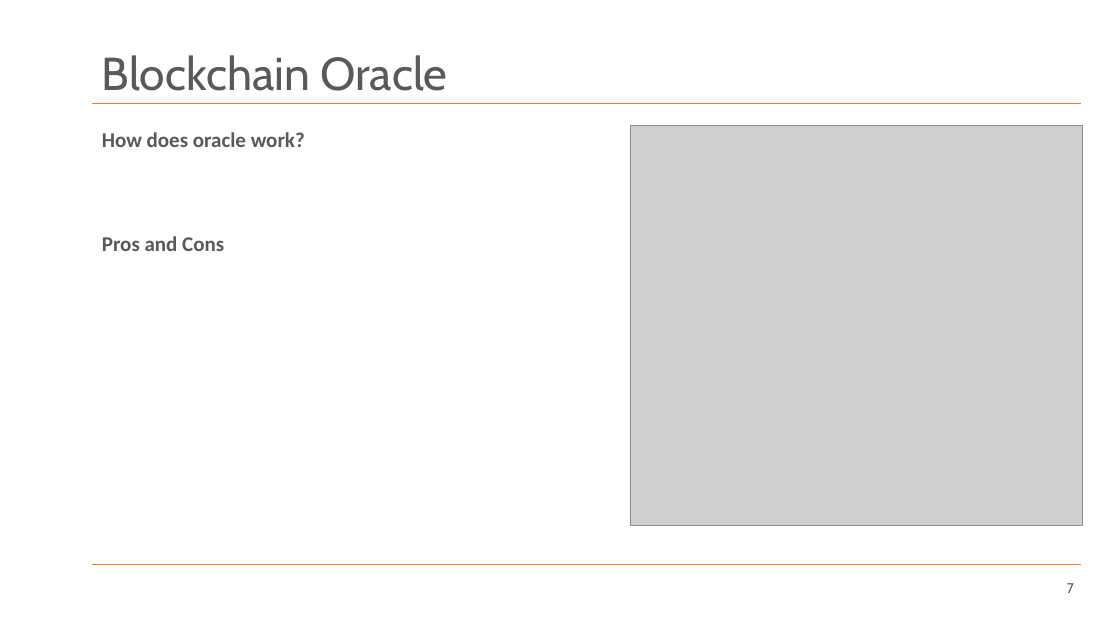
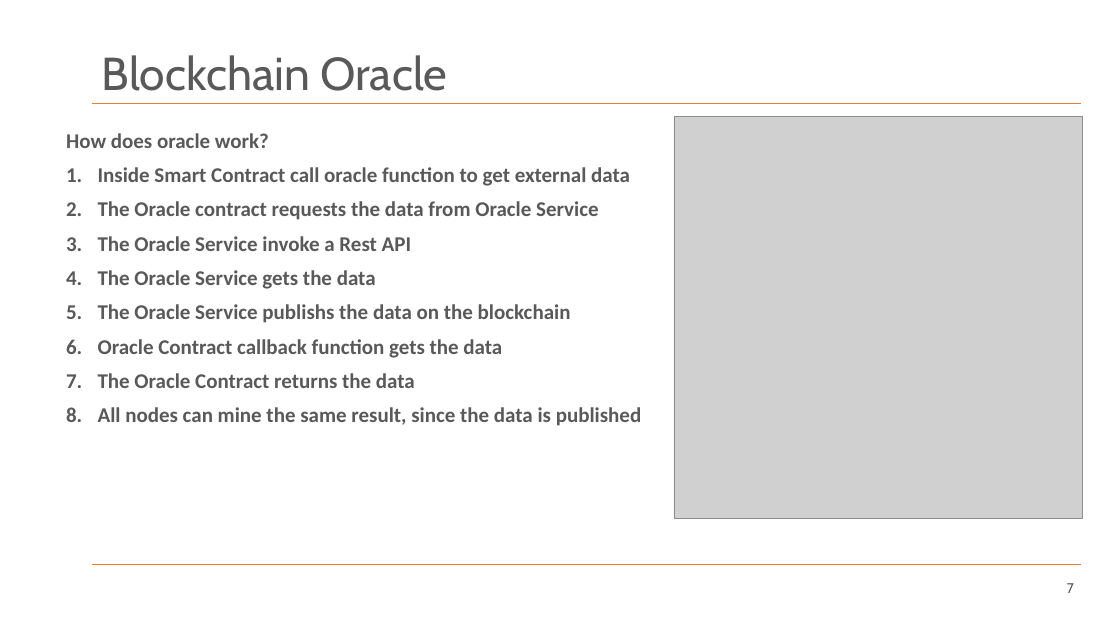
Before and after one commit to SachiHarshitha/HDa_TeamProject_SS21, a slide deck: slide 7 of 00_Documentation/M03_TeamProject_Haid_UWB-Presentation.pptx. Drawn at 1120x630 pixels with LibreOffice and Linux fonts; fonts in the diff are those of the drawing; grey boxes stand for pictures; background and template pictures are left out. Boxes give left, top, right and bottom in pixels: in the first picture for what was removed or moved away, otherwise in the second. Text is boxed around its words. In the diff, an @@ line names an element or a change of style, - is before the commit and + after.

```diff
--- a/00_Documentation/M03_TeamProject_Haid_UWB-Presentation.pptx
+++ b/00_Documentation/M03_TeamProject_Haid_UWB-Presentation.pptx
@@ picture: place and size @@
-picture at <box>630,126,1082,526</box>
+picture at <box>674,117,1082,519</box>
@@ text "How does oracle work?": place and size @@
-text "How does oracle work?" at <box>102,132,305,251</box>
+text "How does oracle work?" at <box>66,133,641,426</box>
@@ text at <box>98,167,641,426</box>: text changed @@
-Pros and Cons
+1. Inside Smart Contract call oracle function to get external data
+2. The Oracle contract requests the data from Oracle Service
+3. The Oracle Service invoke a Rest API
+4. The Oracle Service gets the data
+5. The Oracle Service publishs the data on the blockchain
+6. Oracle Contract callback function gets the data
+7. The Oracle Contract returns the data
+8. All nodes can mine the same result, since the data is published
```
Also in this commit, not shown: 2 other slides changed.
